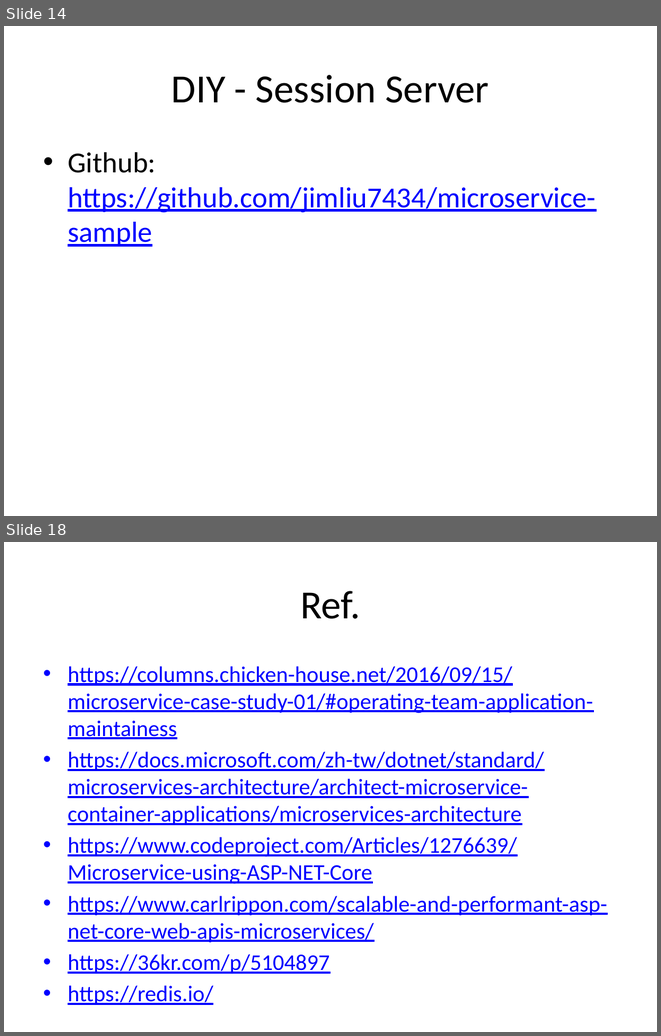
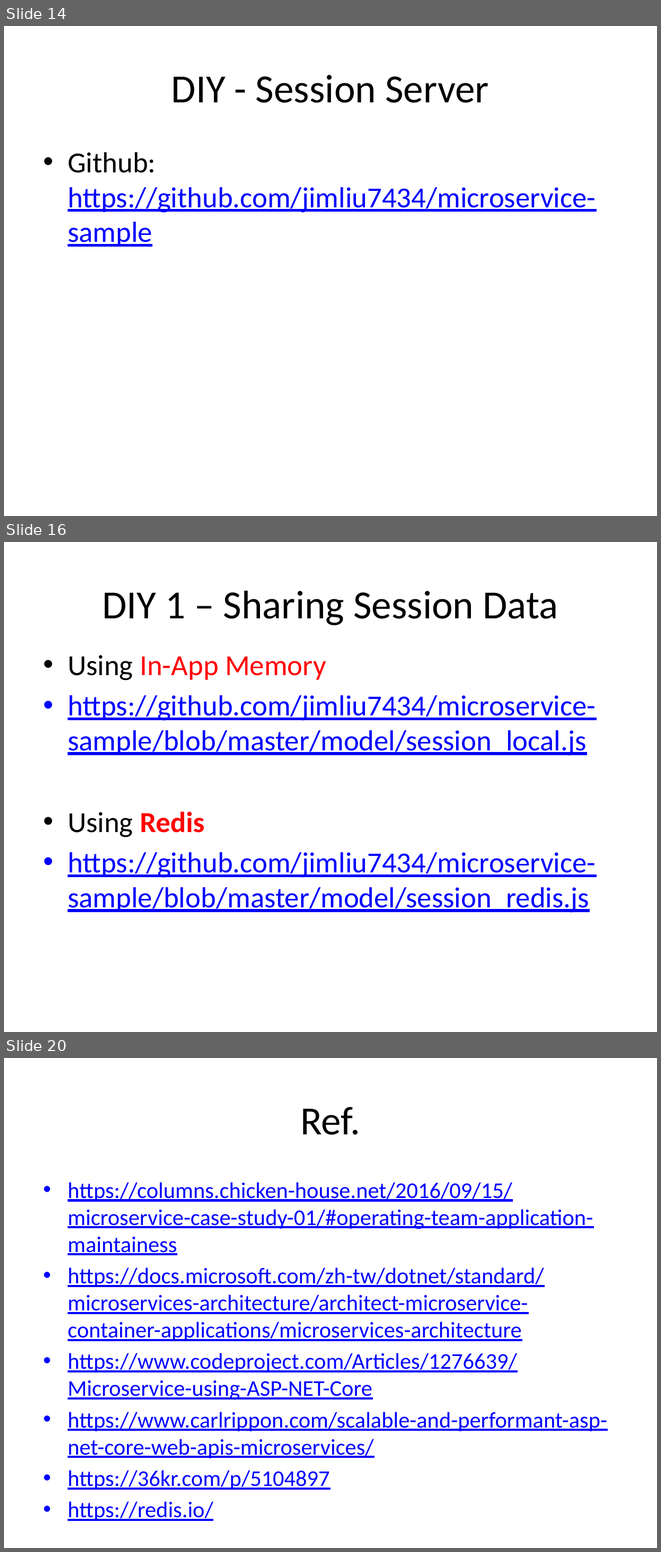
Before and after one commit to jimliu7434/microservice-sample, a slide deck: Microservice.pptx. Shown one above the other, each under a label of ours: slides 14 and 18 before the commit, slides 14, 16 and 20 after it; the slides between them are not shown. The pictures are 661x1036 and 661x1552 pixels, drawn with LibreOffice and Linux fonts; fonts in the diff are those of the drawing. Boxes give left, top, right and bottom in pixels: in the first picture for what was removed or moved away, otherwise in the second. Text is boxed around its words. In the diff, an @@ line names an element or a change of style, - is before the commit and + after.

```diff
--- a/Microservice.pptx
+++ b/Microservice.pptx
@@ slide 16 added at <box>4,542,657,1032</box>, background #FFFFFF @@
@@ title added at <box>102,590,558,625</box>, 44 pt, text #000000 @@
+DIY 1 – Sharing Session Data
@@ text added at <box>68,655,595,912</box>, 32 pt, text #0000FF, underline @@
+• Using In-App Memory
+• https://github.com/jimliu7434/microservice-sample/blob/master/model/session_local.js
+• Using Redis
+• https://github.com/jimliu7434/microservice-sample/blob/master/model/session_redis.js
@@ what was slide 18 is now slide 20 @@
```
Also in this commit, not shown: 3 slides changed, 1 other slide added.
